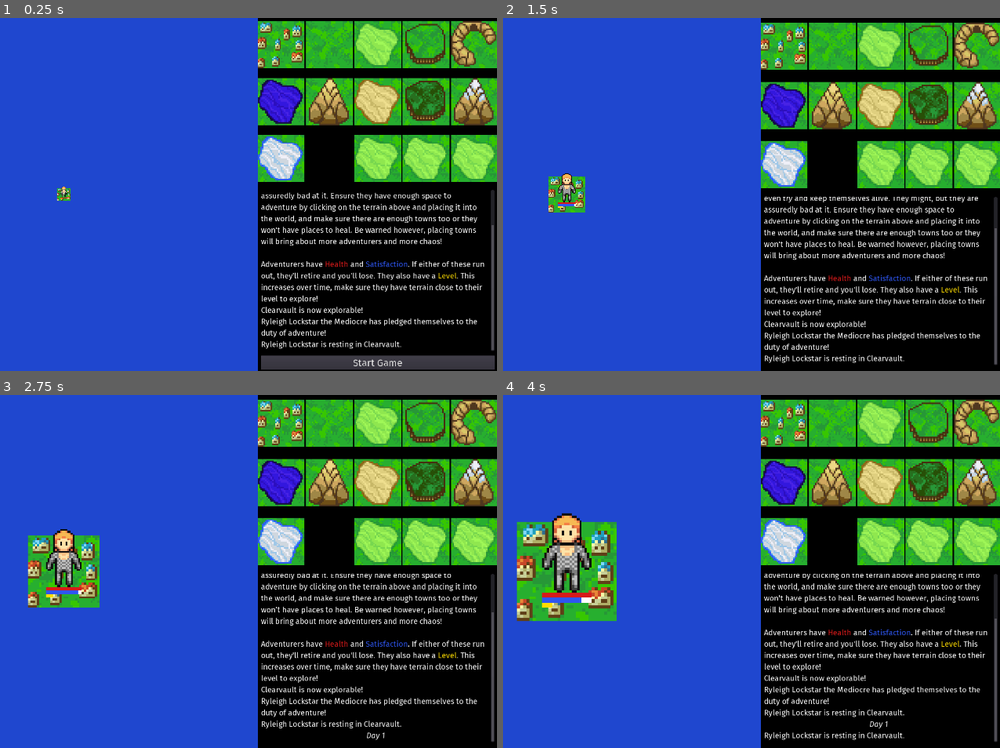
Above: before the commit, frames 1-4 (two rows, left to right).
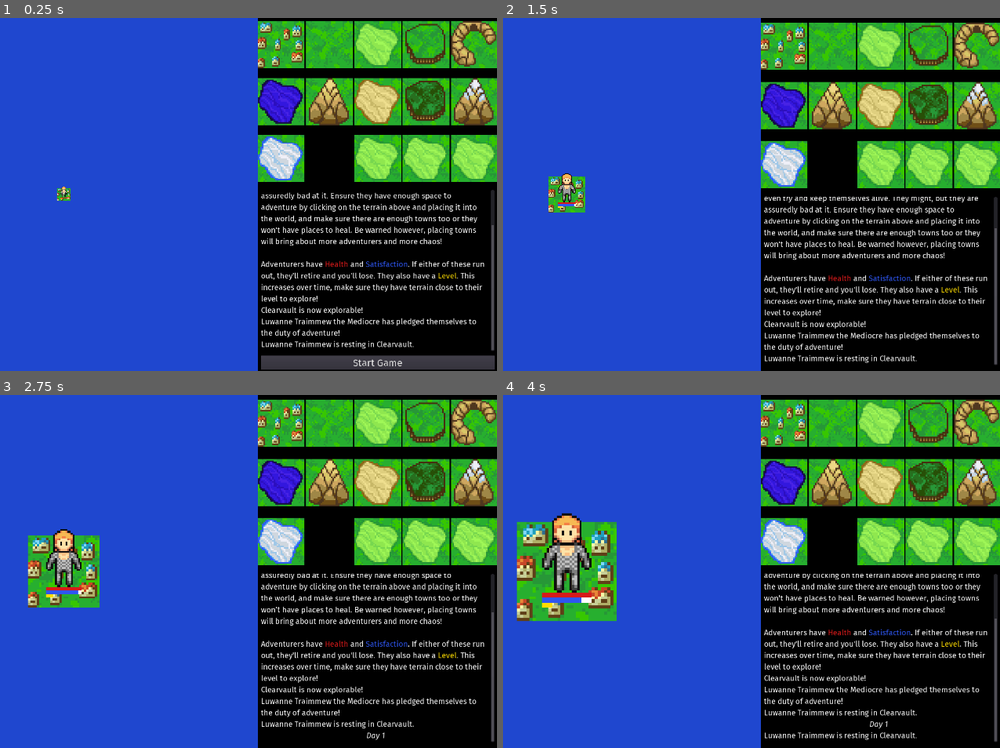
Above: after the commit, the same moments.

Repository: LLBlumire/ldjam46
Game: Godot game, scene res://src/OverviewUI/OverviewUI.tscn
Same seed, same stepped clock (60 frames per second), same inputs: the game is played once before the commit and once after it.
Inputs (mouse positions are in pixels of both pictures, inside the frame that each line leads up to):
- Up to frame 1 (0.25 s): no input
- Up to frame 2 (1.5 s): click "Start Game" at 0.5 s; click (786, 46) at 1.25 s
- Up to frame 3 (2.75 s): click (328, 423) at 2 s
- Up to frame 4 (4 s): click (880, 423) at 2.75 s; click (930, 423) at 3.5 s

The runs differ from the first frame. In frame 1, 0.9% of the frame differs, in the area x 52-97%, y 84-94%; in frame 2, 0.9%; in frame 3, 0.9%; in frame 4, 1.2%, in the area x 52-97%, y 82-98%.

Commit message:
Moved Adventurer names to internal file (fixes lag on spawning)

Diff:
--- a/project.godot
+++ b/project.godot
@@ -46,6 +46,7 @@
 
 NodeMgr="*res://src/NodeMgr.gd"
 TileData="*res://src/Data/TileData.gd"
+NameData="*res://src/Data/NameData.gd"
 
 [display]
 
--- a/src/Adventurers/Adventurers.gd
+++ b/src/Adventurers/Adventurers.gd
@@ -142,48 +142,30 @@
 	var first_name : String
 	var last_name : String
 	if race <= Fighter: #Human
-		var rf = rng.randi_range(0,79)
-
-		if sex == 0:
-			file.open("res://res/Adventurers/Names/HumanM.txt",File.READ)
-		elif sex == 1:
-			file.open("res://res/Adventurers/Names/HumanF.txt",File.READ)
-		for i in range(rf):
-			first_name = file.get_line()
+		if sex == 0:
+			first_name = NameData.NAMES[NameData.HumanM][randi() % NameData.NAMES[NameData.HumanM].size()]
+		elif sex == 1:
+			first_name = NameData.NAMES[NameData.HumanF][randi() % NameData.NAMES[NameData.HumanF].size()]
 
 	elif race == Elf :
-		var rf = rng.randi_range(0,49)
-
-		if sex == 0:
-			file.open("res://res/Adventurers/Names/ElfM.txt",File.READ)
-		elif sex == 1:
-			file.open("res://res/Adventurers/Names/ElfF.txt",File.READ)
-		for i in range(rf):
-			first_name = file.get_line()
+		if sex == 0:
+			first_name = NameData.NAMES[NameData.ElfM][randi() % NameData.NAMES[NameData.ElfM].size()]
+		elif sex == 1:
+			first_name = NameData.NAMES[NameData.ElfF][randi() % NameData.NAMES[NameData.ElfF].size()]
 
 	elif race == Gnome :
-		var rf = rng.randi_range(0,49)
-
-		if sex == 0:
-			file.open("res://res/Adventurers/Names/GnomeM.txt",File.READ)
-		elif sex == 1:
-			file.open("res://res/Adventurers/Names/GnomeF.txt",File.READ)
-		for i in range(rf):
-			first_name = file.get_line()
+		if sex == 0:
+			first_name = NameData.NAMES[NameData.GnomeM][randi() % NameData.NAMES[NameData.GnomeM].size()]
+		elif sex == 1:
+			first_name = NameData.NAMES[NameData.GnomeF][randi() % NameData.NAMES[NameData.GnomeF].size()]
 
 	elif race == Halfling :
-		var rf = rng.randi_range(0,49)
-
-		if sex == 0:
-			file.open("res://res/Adventurers/Names/HalflingM.txt",File.READ)
-		elif sex == 1:
-			file.open("res://res/Adventurers/Names/HalflingF.txt",File.READ)
-		for i in range(rf):
-			first_name = file.get_line()
-	file.close()
-	file.open("res://res/Adventurers/Names/Lastnames.txt", File.READ)
-	for i in range(rs):
-		last_name = file.get_line()
+		if sex == 0:
+			first_name = NameData.NAMES[NameData.HalflingM][randi() % NameData.NAMES[NameData.HalflingM].size()]
+		elif sex == 1:
+			first_name = NameData.NAMES[NameData.HalflingF][randi() % NameData.NAMES[NameData.HalflingF].size()]
+
+	last_name = NameData.NAMES[NameData.Lastname][randi() % NameData.NAMES[NameData.Lastname].size()]
 
 	adventurer_name = first_name + " " + last_name
 
--- /dev/null
+++ b/src/Data/NameData.gd
@@ -0,0 +1,589 @@
+extends Node
+
+enum {HumanF, HumanM, HalflingF, HalflingM, ElfF, ElfM, GnomeF, GnomeM, Lastname}
+const NAMES = {
+	HumanF: [
+		"Monika",
+		"Trudie",
+		"Clementine",
+		"Ronnie",
+		"Ryleigh",
+		"Kaitlyn",
+		"Odeletta",
+		"Wanda",
+		"Julissa",
+		"Angeletta",
+		"Maree",
+		"Florentia",
+		"Wilfiede",
+		"Berengaria",
+		"Bernadina",
+		"Michelle",
+		"Harley",
+		"Gisselle",
+		"Eloisee",
+		"Adelina",
+		"Journey",
+		"Bathilde",
+		"Ilka",
+		"Katrina",
+		"Heloise",
+		"Bernhardine",
+		"Georgine",
+		"Slania",
+		"Leona",
+		"Antonia",
+		"Carrie",
+		"Mira",
+		"Serilde",
+		"Gigi",
+		"Angeletta",
+		"Freddie",
+		"Renata",
+		"Favor",
+		"Elyssa",
+		"Laurina",
+		"Birgit",
+		"Robin",
+		"Dick",
+		"Uljana",
+		"Marielle",
+		"Luwanne",
+		"Paula",
+		"Erma",
+		"Slania",
+		"Trude",
+		"Lilian",
+		"Destinee",
+		"Sky",
+		"Bernita",
+		"Emeline",
+		"Emmalyn",
+		"Alexandria",
+		"Bessy",
+		"Ema",
+		"Jaden",
+		"Darcia",
+		"Kaylynn",
+		"Goldie",
+		"Philippine",
+		"Cherita",
+		"Baylee",
+		"Jeana",
+		"Virginie",
+		"Saskia",
+		"Blondell",
+		"Ulitta",
+		"Katrin",
+		"Toni",
+		"Dian",
+		"Berenice",
+		"Nanon",
+		"Stella",
+		"Faun",
+		"Jelenka",
+		"Charmain"
+	],
+	HumanM: [
+		"Achilleus",
+		"Maik",
+		"Greyson",
+		"Jeremiah",
+		"Lorenzo",
+		"Christopher",
+		"Redfield",
+		"Jadon",
+		"Garon",
+		"Alton",
+		"Darcy",
+		"Renato",
+		"Maximo",
+		"Parker",
+		"Nathaniel",
+		"Tristen",
+		"Riley",
+		"Kendrick",
+		"Sargent",
+		"Neuveville",
+		"Claude",
+		"Gaston",
+		"Sonny",
+		"Ashton",
+		"Alvertos",
+		"Auberon",
+		"Kelton",
+		"Bertold",
+		"Archibald",
+		"Agrican",
+		"Welford",
+		"Redd",
+		"Washington",
+		"Norton",
+		"Sven",
+		"Kipp",
+		"Garryson",
+		"Torsten",
+		"Kieran",
+		"Sascha",
+		"Archibald",
+		"Dolph",
+		"Garret",
+		"Ignacio",
+		"Sepperl",
+		"Bryan",
+		"Ariel",
+		"Bonifatius",
+		"Cordalles",
+		"Fuller",
+		"Marenus",
+		"Bradford",
+		"Jeffery",
+		"Alvis",
+		"Frederick",
+		"Thaddäus",
+		"Lars",
+		"Joe",
+		"Cale",
+		"Zaire",
+		"Danilo",
+		"Arnaldo",
+		"Aditya",
+		"Sennet",
+		"Derrell",
+		"Engelbert",
+		"Amo",
+		"Carol",
+		"Graeme",
+		"Welton",
+		"Ransden",
+		"Dixon",
+		"Reimund",
+		"Rider",
+		"Antonius",
+		"Jamir",
+		"Roger",
+		"Humph",
+		"Somer",
+		"Matteo"
+	],
+	ElfF: [
+		"Yessys",
+		"Trisvyre",
+		"Ulazorwyn",
+		"Caikalyn",
+		"Magra",
+		"Valbella",
+		"Orilana",
+		"Urinala",
+		"Chaephyra",
+		"Zingwyn",
+		"Chaezana",
+		"Presra",
+		"Nerimys",
+		"Olawynn",
+		"Shazana",
+		"Adphyra",
+		"Yllathyra",
+		"Wyndi",
+		"Phithana",
+		"Ravarieth",
+		"Keyleth",
+		"Keydi",
+		"Olaphine",
+		"Dara",
+		"Caiqirelle",
+		"Jolee",
+		"Daezorwyn",
+		"Magxina",
+		"Sylralei",
+		"Wysadove",
+		"Daeroris",
+		"Grehana",
+		"Phiynore",
+		"Iarroris",
+		"Iarzana",
+		"Venbella",
+		"Holazana",
+		"Olalynn",
+		"Qitris",
+		"Faebella",
+		"Venlana",
+		"Lorawenys",
+		"Favaris",
+		"Lorathyra",
+		"Holasys",
+		"Olarora",
+		"Ennala",
+		"Nerigwyn",
+		"Venxina",
+		"Caigwyn"
+	],
+	ElfM : [
+		"Herjor",
+		"Perjeon",
+		"Gentoris",
+		"Naegeiros",
+		"Qinkas",
+		"Qitumal",
+		"Glynmyar",
+		"Waesnorin",
+		"Luneiros",
+		"Ralozeiros",
+		"Kelneiros",
+		"Beifaren",
+		"Adxalim",
+		"Sylzeiros",
+		"Fenqen",
+		"Keawarin",
+		"Balmaris",
+		"Balpeiros",
+		"Iligeiros",
+		"Fenric",
+		"Elxidor",
+		"Wranven",
+		"Sarxalim",
+		"Yelnan",
+		"Petxalim",
+		"Pafir",
+		"Sarceran",
+		"Keanelis",
+		"Herkas",
+		"Elwarin",
+		"Sylydark",
+		"Sylven",
+		"Waestumal",
+		"Ianzeiros",
+		"Paro",
+		"Ralomenor",
+		"Carxalim",
+		"Keahorn",
+		"Morlen",
+		"Omamyar",
+		"Aesalor",
+		"Erceran",
+		"Adtumal",
+		"Oloqen",
+		"Herric",
+		"Kellar",
+		"Norpeiros",
+		"Miraqen",
+		"Romyar",
+		"Elfaren"
+	],
+	HalflingF : [
+		"Shaena",
+		"Grasys",
+		"Uvibrix",
+		"Fayleigh",
+		"Lidlienne",
+		"Idaola",
+		"Jiljen",
+		"Qiyola",
+		"Xitrix",
+		"Zefmia",
+		"Malni",
+		"Hilora",
+		"Beljen",
+		"Oralile",
+		"Kelcey",
+		"Uvini",
+		"Weldrey",
+		"Belfira",
+		"Nejen",
+		"Savyre",
+		"Marlie",
+		"Aribyn",
+		"Diamia",
+		"Thamfice",
+		"Fenfice",
+		"Qiri",
+		"Malmita",
+		"Qufira",
+		"Anni",
+		"Gracey",
+		"Wimia",
+		"Maejen",
+		"Jayyra",
+		"Uvidrey",
+		"Maefira",
+		"Maegrace",
+		"Diada",
+		"Grabrix",
+		"Qinys",
+		"Sylzana",
+		"Lebrix",
+		"Verna",
+		"Gelnys",
+		"Gelcaryn",
+		"Eini",
+		"Unala",
+		"Vereni",
+		"Pruris",
+		"Pruprys",
+		"Oraprys",
+	],
+	HalflingM : [
+		"Yarder",
+		"Halace",
+		"Gonan",
+		"Merzin",
+		"Panzor",
+		"Riczu",
+		"Valvon",
+		"Belhace",
+		"Quosire",
+		"Govon",
+		"Vinsire",
+		"Gareon",
+		"Merver",
+		"Korlan",
+		"Janbul",
+		"Xozu",
+		"Sanhace",
+		"Elumo",
+		"Pimlan",
+		"Wildon",
+		"Xanric",
+		"Conmo",
+		"Zenpos",
+		"Joyas",
+		"Lakin",
+		"Wenmin",
+		"Lindal",
+		"Ernad",
+		"Pimmin",
+		"Zalwrick",
+		"Quinry",
+		"Halumo",
+		"Janfire",
+		"Teder",
+		"Oridak",
+		"Quinzor",
+		"Ricret",
+		"Quindal",
+		"Conamin",
+		"Perric",
+		"Joster",
+		"Belumo",
+		"Davzin",
+		"Janrich",
+		"Valrich",
+		"Linrin",
+		"Ridak",
+		"Valsire",
+		"Anrin",
+		"Halhace"
+	],
+	GnomeF : [
+		"Odapine",
+		"Lilnoa",
+		"Nimiphi",
+		"Nilin",
+		"Taci",
+		"Zinsany",
+		"Minlin",
+		"Breenove",
+		"Urinoa",
+		"Galmiphi",
+		"Zaninoa",
+		"Odaroe",
+		"Selqaryn",
+		"Breeceli",
+		"Banza",
+		"Redysa",
+		"Qidira",
+		"Taroe",
+		"Regyra",
+		"Dokini",
+		"Tifamyn",
+		"Kriyore",
+		"Phila",
+		"Minkini",
+		"Faeza",
+		"Elhana",
+		"Breegyra",
+		"Welceli",
+		"Xaroe",
+		"Sawyse",
+		"Urikasys",
+		"Zaniwyn",
+		"Minceli",
+		"Venza",
+		"Qimyn",
+		"Fenniana",
+		"Tifasany",
+		"Zinza",
+		"Krifi",
+		"Quefi",
+		"Dosany",
+		"Krisany",
+		"Lilmiphi",
+		"Dowyn",
+		"Seldysa",
+		"Urixi",
+		"Fenkini",
+		"Ufeli",
+		"Rositina",
+		"Celza"
+	],
+	GnomeM : [
+		"Gragrim",
+		"Vortix",
+		"Lanbis",
+		"Yeyur",
+		"Zilryn",
+		"Ipabis",
+		"Nesybar",
+		"Wilser",
+		"Sinzu",
+		"Farbar",
+		"Horlen",
+		"Lantix",
+		"Briziver",
+		"Orkas",
+		"Umrug",
+		"Yosbar",
+		"Merner",
+		"Calgim",
+		"Ipaxif",
+		"Sinros",
+		"Xalbar",
+		"Panabis",
+		"Lovyn",
+		"Ipajin",
+		"Horgrim",
+		"Trahim",
+		"Hisston",
+		"Kelwor",
+		"Caltor",
+		"Lozu",
+		"Enikur",
+		"Corji",
+		"Farxif",
+		"Gravyn",
+		"Uriston",
+		"Uridon",
+		"Oruwin",
+		"Xoxim",
+		"Xallen",
+		"Caltix",
+		"Wrecryn",
+		"Horyur",
+		"Bilxim",
+		"Urikur",
+		"Tranan",
+		"Yenan",
+		"Wretix",
+		"Lanhim",
+		"Rongim",
+		"Xofiz"
+	],
+	Lastname : [
+		"Forecher",
+		"Seynor",
+		"Goodsen",
+		"Grossman",
+		"Summerling",
+		"Brewson",
+		"Taistip",
+		"Eantosh",
+		"Houstugs",
+		"Fidlo",
+		"Gardimier",
+		"Shearburn",
+		"Norfax",
+		"Kilborne",
+		"Eastguard",
+		"Nighthead",
+		"Facklea",
+		"Kippai",
+		"Kawdins",
+		"Aivsum",
+		"Gregryett",
+		"Merrice",
+		"Buckwell",
+		"Campstrong",
+		"Rottman",
+		"Rainwood",
+		"Trinthouk",
+		"Traimmew",
+		"Slailmaw",
+		"Agger",
+		"Sawters",
+		"Robinwin",
+		"Lambver",
+		"Millbeard",
+		"Crawland",
+		"Davenledge",
+		"Brilstaiss",
+		"Steawnitt",
+		"Oocko",
+		"Vealsti",
+		"Edning",
+		"Pitsen",
+		"Rosenbot",
+		"Hartford",
+		"Knightbeard",
+		"Brideport",
+		"Oumbens",
+		"Oonno",
+		"Frealtogg",
+		"Mearbu",
+		"Colecard",
+		"Fieldel",
+		"Watpard",
+		"Solomann",
+		"Mossmaker",
+		"Richend",
+		"Sheeydatt",
+		"Groonthes",
+		"Fourrap",
+		"Flilbeett",
+		"Spenwen",
+		"Hartsworth",
+		"Walman",
+		"Rainward",
+		"Timberburn",
+		"Lawend",
+		"Timmaild",
+		"Stailwe",
+		"Stouwnong",
+		"Durtiggs",
+		"Coulkett",
+		"Bottmers",
+		"Browmar",
+		"Lockstar",
+		"Mossland",
+		"Copperbreed",
+		"Gaiwfow",
+		"Blinsoo",
+		"Veerke",
+		"Aiwfash",
+		"Nickwen",
+		"Kenler",
+		"Shanbrand",
+		"Huntingbow",
+		"Hawktree",
+		"Cliffrich",
+		"Prailwong",
+		"Ceelbroph",
+		"Waibbiph",
+		"Aidkey",
+		"Lambcard",
+		"Skelgett",
+		"Monston",
+		"Foxriddle",
+		"Newton",
+		"Huntingmaker",
+		"Midgu",
+		"Jirvoot",
+		"Trantheens",
+		"Dessai"
+	]
+	}
+
+
+
+# Called every frame. 'delta' is the elapsed time since the previous frame.
+#func _process(delta):
+#	pass
Not shown, changed: .gitignore
